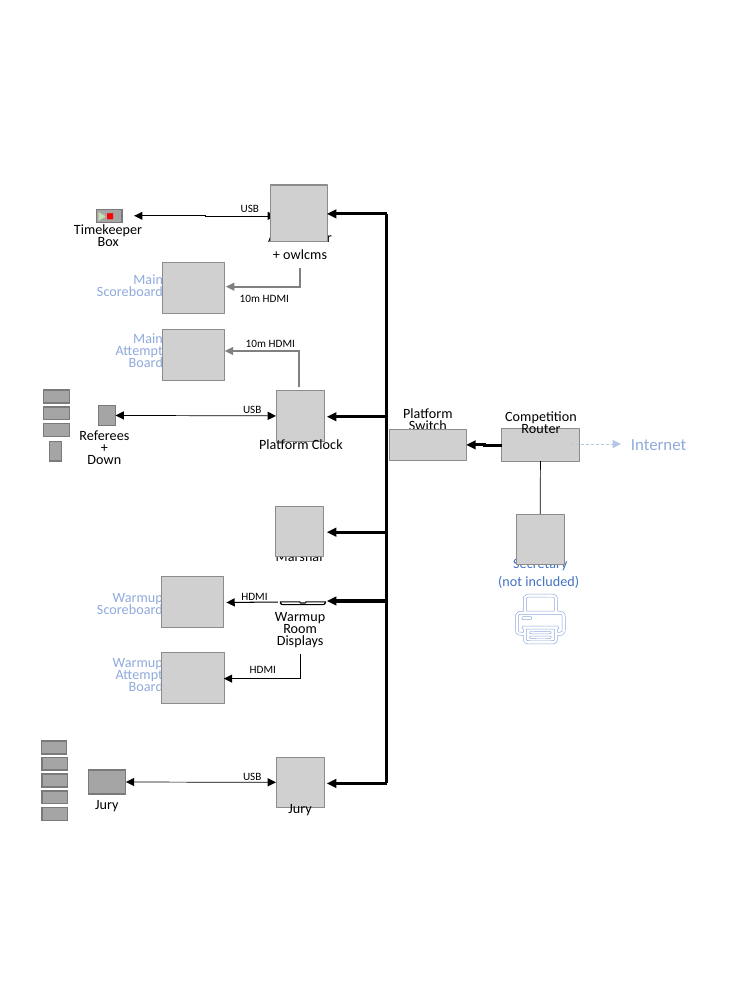
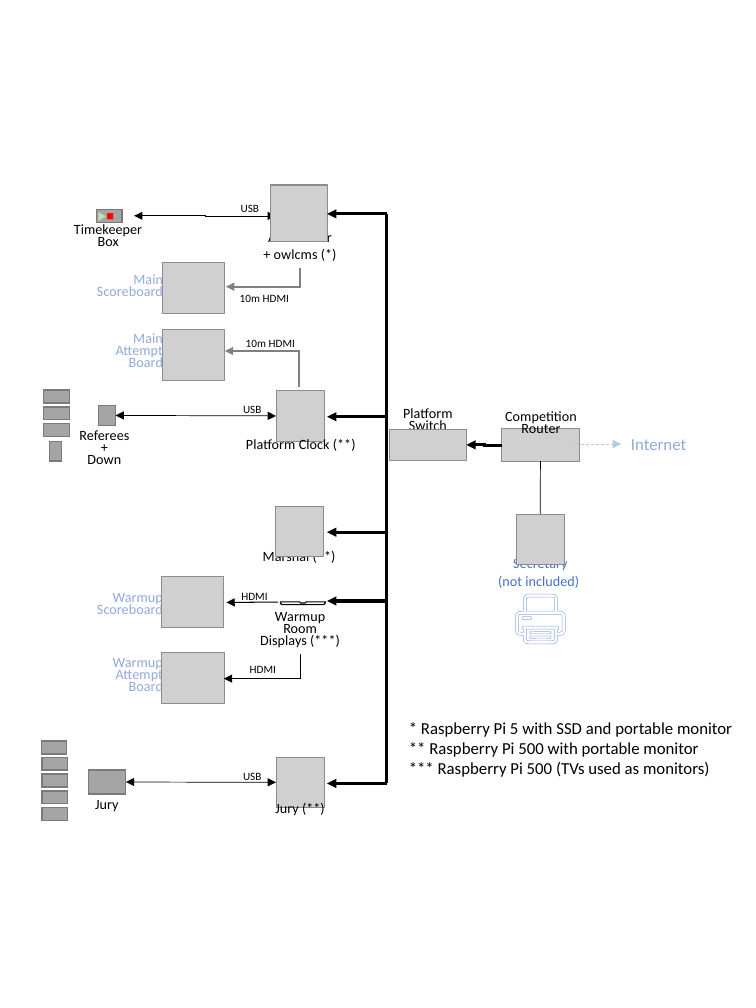
Before and after one commit to owlcms/owlcms4, a slide deck: slide 1 of docs/EquipmentSetup/Kits/OTIS_Kit.pptx. Drawn at 756x1008 pixels with LibreOffice and Linux fonts; fonts in the diff are those of the drawing; grey boxes stand for pictures; background and template pictures are left out. Boxes give left, top, right and bottom in pixels: in the first picture for what was removed or moved away, otherwise in the second. Text is boxed around its words. In the diff, an @@ line names an element or a change of style, - is before the commit and + after.

```diff
--- a/docs/EquipmentSetup/Kits/OTIS_Kit.pptx
+++ b/docs/EquipmentSetup/Kits/OTIS_Kit.pptx
@@ text at (268,230,332,259): text changed @@
-Announcer
-+ owlcms
+Announcer
++ owlcms (*)
@@ text at (246,437,330,449): text changed @@
-Platform Clock
+Platform Clock (**)
@@ text at (263,549,310,565): text changed @@
-Marshal
+Marshal (**)
@@ text at (260,612,325,648): text changed @@
-Warmup
-Room Displays
+Warmup
+Room Displays (***)
@@ text added at (421,722,732,777), 12 pt, text #000000 @@
+* Raspberry Pi 5 with SSD and portable monitor
+** Raspberry Pi 500 with portable monitor
+*** Raspberry Pi 500 (TVs used as monitors)
@@ text at (275,801,298,817): text changed @@
-Jury
+Jury (**)
```
Also in this commit, not shown: 3 other files.
